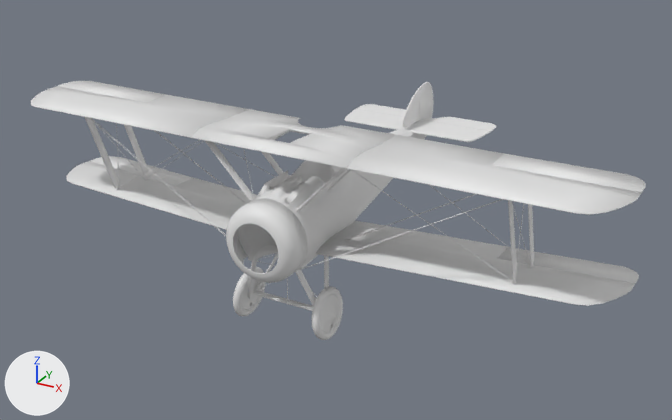
Renders of the Blender file sopwith/sopwith.blend from each side of a commit.
Before and after are seen from a 50 mm lens placed at (4.42, -8.3, 4.39), pointed at (-0.16, 0.02, 0.22). Lighting does not change. The marker at lower left points along +X, +Y and +Z.
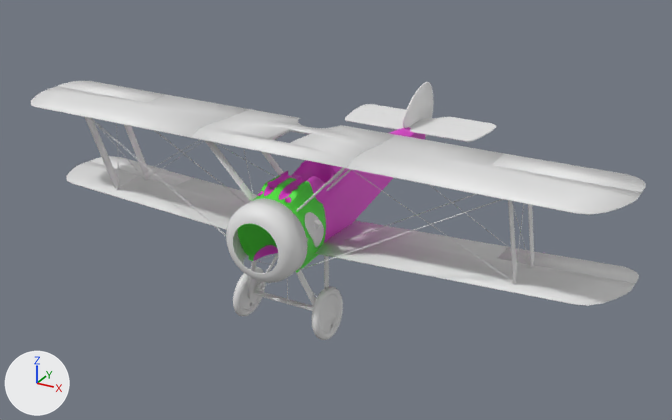
Boxes [x1, y1, x2, y2] around the edits, measured in the pictures (672 x 420 px; the box of a moved part takes in the faces that stretch with it):
'Cylinder.001', reshaped: before [237, 127, 425, 273]; after [237, 127, 425, 272]
'Plane.010', added: after [305, 212, 324, 247]
part 1 of me_cylinder_001, built on: [266, 165, 359, 266] in both
part 2 of me_cylinder_001, moved or reshaped: [402, 127, 425, 140] in both
part 3 of me_cylinder_001, recoloured: [335, 129, 414, 226] in both
part 4 of me_cylinder_001, recoloured (grey to green): [237, 183, 313, 272] in both

The change, as a diff of the scene's bpy script:
```diff
--- a/sopwith/sopwith.blend.py
+++ b/sopwith/sopwith.blend.py
@@ mat_front @@
+mat_front = principled_material('front')
+mat_front.base_color = (0.0841, 0.8, 0.0467)  # green #52e73d
@@ mat_back @@
+mat_back = principled_material('back')
+mat_back.base_color = (0.8, 0.0449, 0.657)  # pink #e73cd4
@@ me_cylinder_001 @@
 # used by ob_cylinder_001; location = (0.0, -1.298, 0.569); rotation_euler = (1.571, 0.0, 0.0), in degrees (90, 0, 0)
 # verts and faces of me_cylinder_001; kept vertices keep their numbers, new ones are numbered from 109
 # before: 34 (0.0, 0.16, -3.15), 35 (0.03, 0.15, -3.15), 36 (0.06, 0.14, -3.15), 37 (0.1, 0.13, -3.15), 38 (0.1, 0.11, -3.15)
 # before: 39 (0.1, 0.09, -3.15), 40 (0.1, 0.06, -3.15), 41 (0.1, 0.04, -3.15), 42 (0.1, 0.01, -3.15), 43 (0.1, -0.02, -3.15)
 # before: 44 (0.1, -0.04, -3.15), 45 (0.1, -0.07, -3.15), 46 (0.1, -0.09, -3.15), 47 (0.09, -0.09, -3.15), 48 (0.06, -0.09, -3.15)
 # before: 49 (0.03, -0.09, -3.15), 50 (0.0, -0.09, -3.15)
-me_cylinder_001.from_pydata(...)  # 109 vertices, 89 faces; spans x 0.0..0.4, y -0.31..0.47, z -3.15..0.24
+me_cylinder_001.from_pydata(...)  # 126 vertices, 104 faces; spans x 0.0..0.4, y -0.31..0.47, z -3.16..0.24
+# me_cylinder_001 part 1
+# 2 vertices are removed from x 0.0..0.25, y -0.31..-0.27, z -0.71..0.09
+# 21 faces are deleted
+# 2 vertices move from x 0.28, y -0.27, z 0.09..0.24 to x 0.28, y -0.27, z 0.09..0.23
+# 19 vertices are added at x 0.0..0.32, y -0.31..0.46, z -0.72..-0.18
+# 19 new faces join them, mat_back (pink #e73cd4)
+# 17 new faces join them, mat_front (green #52e73d)
+# me_cylinder_001 part 2
+for i in [*range(34, 51)]: verts[i] += (0.0, 0.0, -0.01)
+# me_cylinder_001 part 3: 46 faces spanning x 0.0..0.25, y -0.31..0.47, z -3.16..-0.71 switch from no material to mat_back (pink #e73cd4)
+# me_cylinder_001 part 4: 22 faces spanning x 0.0..0.4, y -0.31..0.46, z 0.03..0.24 switch from no material to mat_front (green #52e73d)
@@ me_cube_002 @@
+me_cube_002.from_pydata([(-1.0, -1.0, -1.0), (-1.0, -1.0, 1.0), (-1.0, 1.0, -1.0), (-1.0, 1.0, 1.0), (1.0, -1.0, -1.0), (1.0, -1.0, 1.0), (1.0, 1.0, -1.0), (1.0, 1.0, 1.0)], [], [(2, 3, 7, 6), (4, 5, 1, 0), (2, 6, 4, 0), (7, 3, 1, 5)])
@@ me_plane_007 @@
+me_plane_007.from_pydata(...)  # 578 vertices, 576 faces; spans x -0.241..0.208, y -0.121..0.124, z -0.065..0.02
+me_plane_007.polygons.foreach_set('use_smooth', [True] * 576)
@@ ob_plane_010 @@
+ob_plane_010 = bpy.data.objects.new('Plane.010', me_plane_007)
+ob_plane_010.location = (0.357, -1.311, 0.645)
+ob_plane_010.rotation_euler = (1.571, 4.092, 1.652)  # degrees (90, 234, 95)
+_m = ob_plane_010.modifiers.new('Boolean', 'BOOLEAN')
+_m.object = ob_cube_003
+_m.solver = 'FLOAT'
+_m = ob_plane_010.modifiers.new('Mirror', 'MIRROR')
+_m.mirror_object = ob_empty_003
@@ ob_cube_003 @@
+ob_cube_003 = bpy.data.objects.new('Cube.003', me_cube_002)
+ob_cube_003.location = (0.338, -1.295, 0.694)
+ob_cube_003.rotation_euler = (0.0243, 0.53, 0.148)  # degrees (1.4, 30, 8.5)
+ob_cube_003.scale = (0.0482, 0.0283, 0.0283)
+ob_cube_003.hide_set(True)  # wire or fog, not drawn
```
